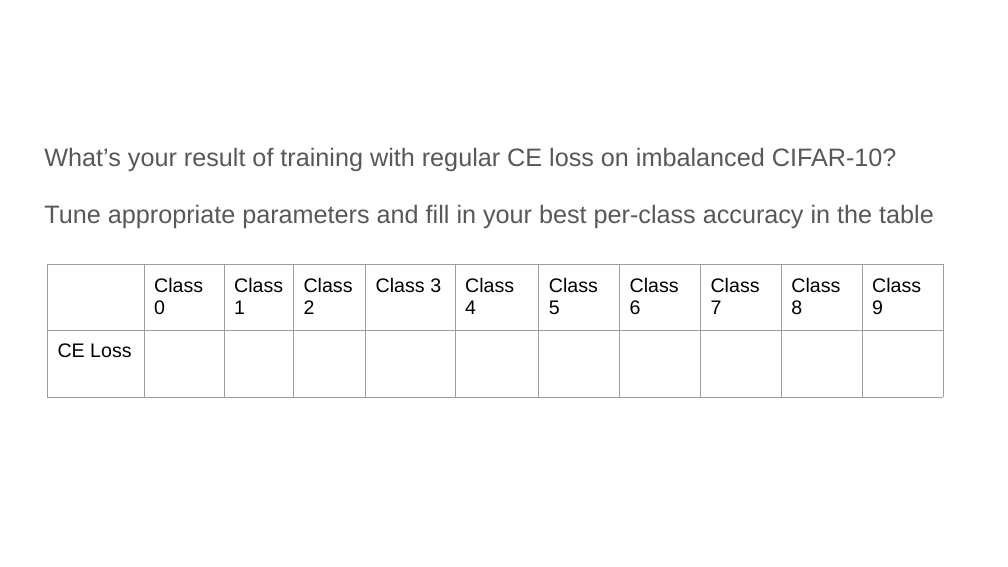
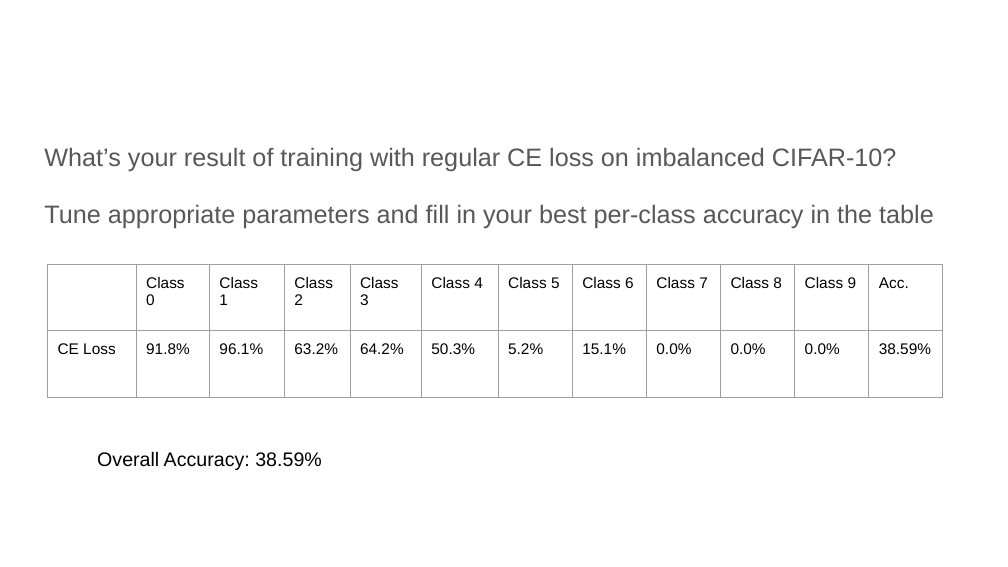
Before and after one commit to mccarvik/georgia_tech, a slide deck: slide 23 of deep_learning/2_assign/assignment2/report-template-a2 - McCarville.pptx (slide 20 before the commit). Drawn at 1008x567 pixels with LibreOffice and Linux fonts; fonts in the diff are those of the drawing. Boxes give left, top, right and bottom in pixels: in the first picture for what was removed or moved away, otherwise in the second. Text is boxed around its words. In the diff, an @@ line names an element or a change of style, - is before the commit and + after.

```diff
--- a/deep_learning/2_assign/assignment2/report-template-a2 - McCarville.pptx
+++ b/deep_learning/2_assign/assignment2/report-template-a2 - McCarville.pptx
@@ table at <box>47,265,946,397</box> @@
-column 2: Class 0 | 
-column 3: Class / 1 | 
-column 4: Class 2 | 
-column 5: Class 3 | 
-column 6: Class 4 | 
-column 7: Class 5 | 
-column 8: Class 6 | 
-column 9: Class 7 | 
-column 10: Class 8 | 
-column 11: Class 9 | 
+column 2: Class 0 | 91.8%
+column 3: Class / 1 | 96.1%
+column 4: Class 2 | 63.2%
+column 5: Class 3 | 64.2%
+column 6: Class 4 | 50.3%
+column 7: Class 5 | 5.2%
+column 8: Class 6 | 15.1%
+column 9: Class 7 | 0.0%
+column 10: Class 8 | 0.0%
+column 11: Class 9 | 0.0%
+column 12: Acc. | 38.59%
@@ table: place and size @@
-table at <box>47,265,942,399</box>
+table at <box>47,265,946,397</box>
@@ text added at <box>97,451,322,470</box>, 14 pt, text #000000 @@
+Overall Accuracy: 38.59%
```
Also in this commit, not shown: 3 other slides changed, 5 slides added, 1 slide removed, 7 other files.
